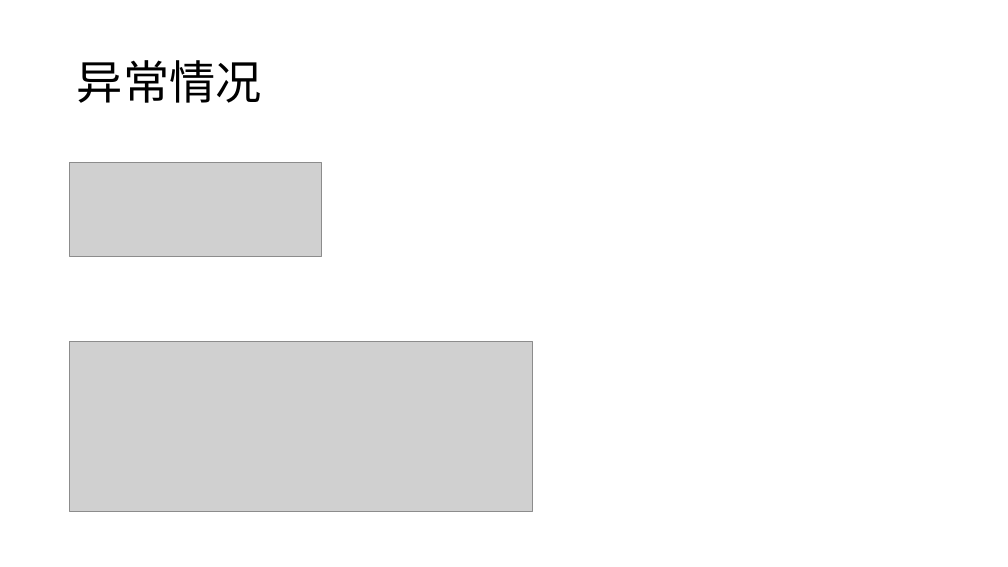
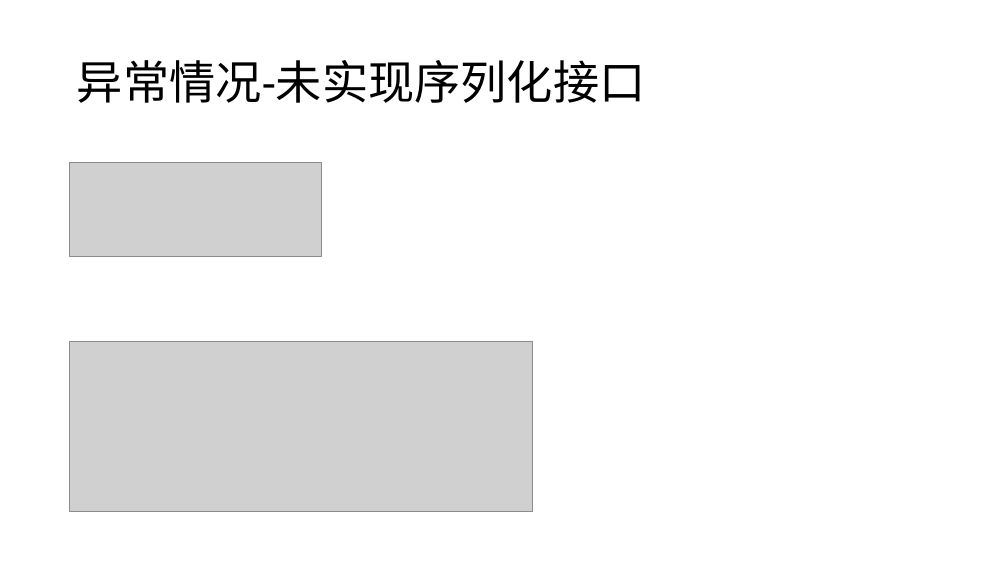
Before and after one commit to lanlanlanlanlanchengzhu/IdeaProjectsGit, a slide deck: slide 15 of doc/Java序列化 .pptx (slide 10 before the commit). Drawn at 1008x567 pixels with LibreOffice and Linux fonts; fonts in the diff are those of the drawing; grey boxes stand for pictures. Boxes give left, top, right and bottom in pixels: in the first picture for what was removed or moved away, otherwise in the second. Text is boxed around its words. In the diff, an @@ line names an element or a change of style, - is before the commit and + after.

Commit message:
序列化PPT

```diff
--- a/doc/Java序列化 .pptx
+++ b/doc/Java序列化 .pptx
@@ title at box(77, 60, 646, 103): text changed @@
-异常情况
+异常情况-未实现序列化接口
```
Also in this commit, not shown: 1 other slide changed, 5 slides added, 4 other files.
